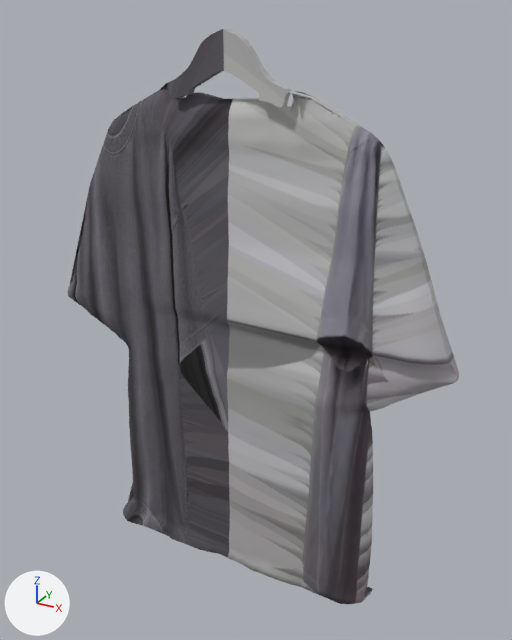
Before and after pictures for a commit that changed the glTF model public/models/washed.glb.
Camera for both pictures: a 50 mm camera at (404.0, -670.0, -35.0) aimed at (14.0, 38.0, -389.0). The axes (+X, +Y, +Z) are drawn at lower left. The lights are the same throughout. The first picture is the older version. Vertices at exactly the same position are counted once.

Objects in the first picture: 'washed'.
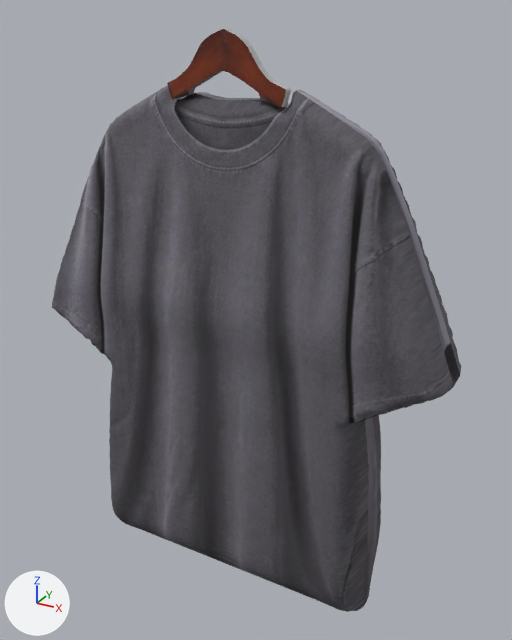
Edits to the bpy script that builds the scene:
```text
Change me_washed:
    used by ob_washed; location = (0.0, 0.0, 0.0)
    remove me_washed.from_pydata(...)  # 9520 vertices, 19032 faces; spans x -270.0..269.0, y -24.0..68.0, z -756.0..-54.0
    add me_washed.from_pydata(...)  # 9520 vertices, 19032 faces; spans x -270.0..269.0, y -48.0..92.0, z -756.0..-54.0
    me_washed part 1: 9101 of 9520 vertices moved; they spanned x -270.0..269.0, y -24.0..68.0, z -756.0..-109.0 and now span x -270.0..269.0, y -48.0..92.0, z -756.0..-109.0; mean shift (0.0, -1.0, 0.0); largest move (-176.0, 8.0, -672.0) -> (-176.0, -45.0, -672.0)
    me_washed part 2: texture (UV) coordinates of 9957 of 19032 faces, centred in x -270.0..269.0, y -22.0..45.0, z -756.0..-55.0, changed; they spanned u 0.08..0.92, v 0.07..0.93 and now span u 0.04..0.75, v 0.07..0.93
```

Where the change shows, as pixel boxes [x1, y1, x2, y2] in the pictures (512 x 640 px; the box of a moved part takes in the faces that stretch with it):
'washed', reshaped, surface changed: before [67, 29, 459, 604]; after [52, 29, 461, 612]
part 1 of me_washed, moved or reshaped: before [67, 83, 459, 604]; after [52, 85, 461, 612]
part 2 of me_washed, surface changed: before [67, 29, 459, 604]; after [52, 29, 460, 612]
